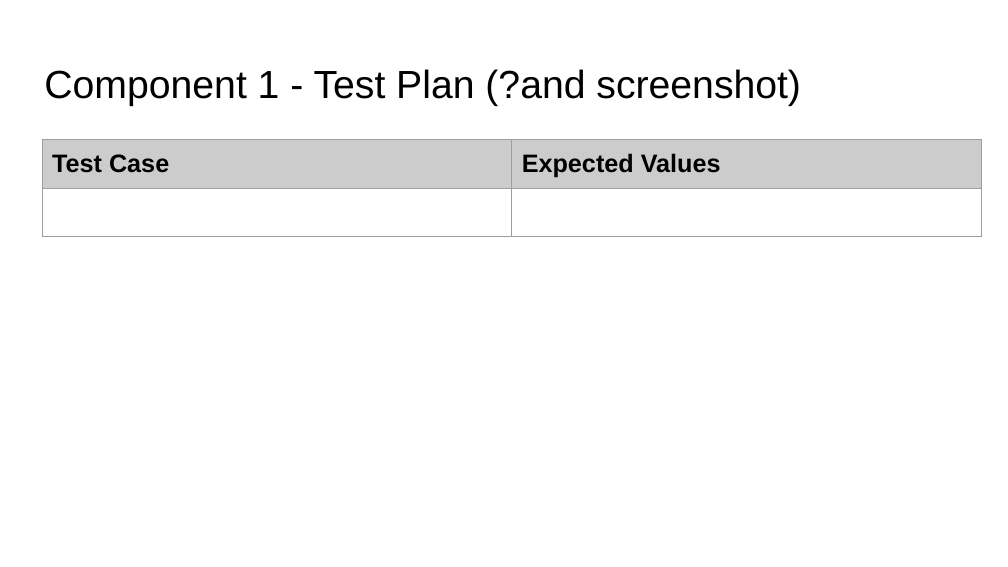
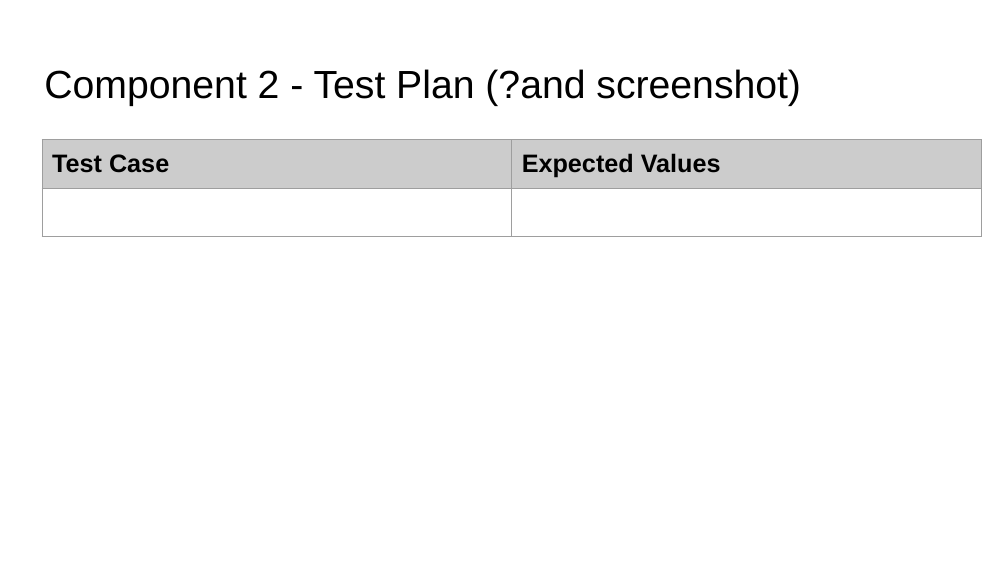
Before and after one commit to Luka-Timtam/Pizza-Bot, a slide deck: slide 7 of 022_91893+_+91897+Documentation.pptx (slide 5 before the commit). Drawn at 1008x567 pixels with LibreOffice and Linux fonts; fonts in the diff are those of the drawing. Boxes give left, top, right and bottom in pixels: in the first picture for what was removed or moved away, otherwise in the second. Text is boxed around its words. In the diff, an @@ line names an element or a change of style, - is before the commit and + after.

```diff
--- a/022_91893+_+91897+Documentation.pptx
+++ b/022_91893+_+91897+Documentation.pptx
@@ title at box(44, 69, 801, 106): text changed @@
-Component 1 - Test Plan (?and screenshot)
+Component 2 - Test Plan (?and screenshot)
```
Also in this commit, not shown: 1 other slide changed, 2 slides added, 2 other files.
